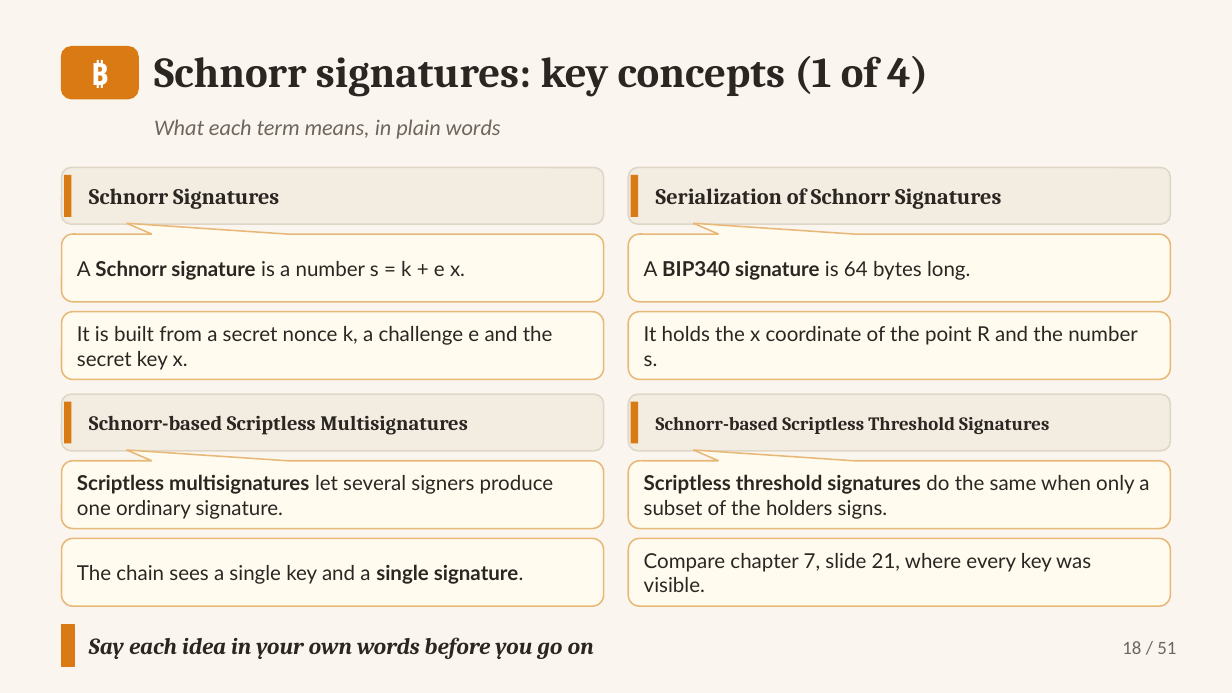
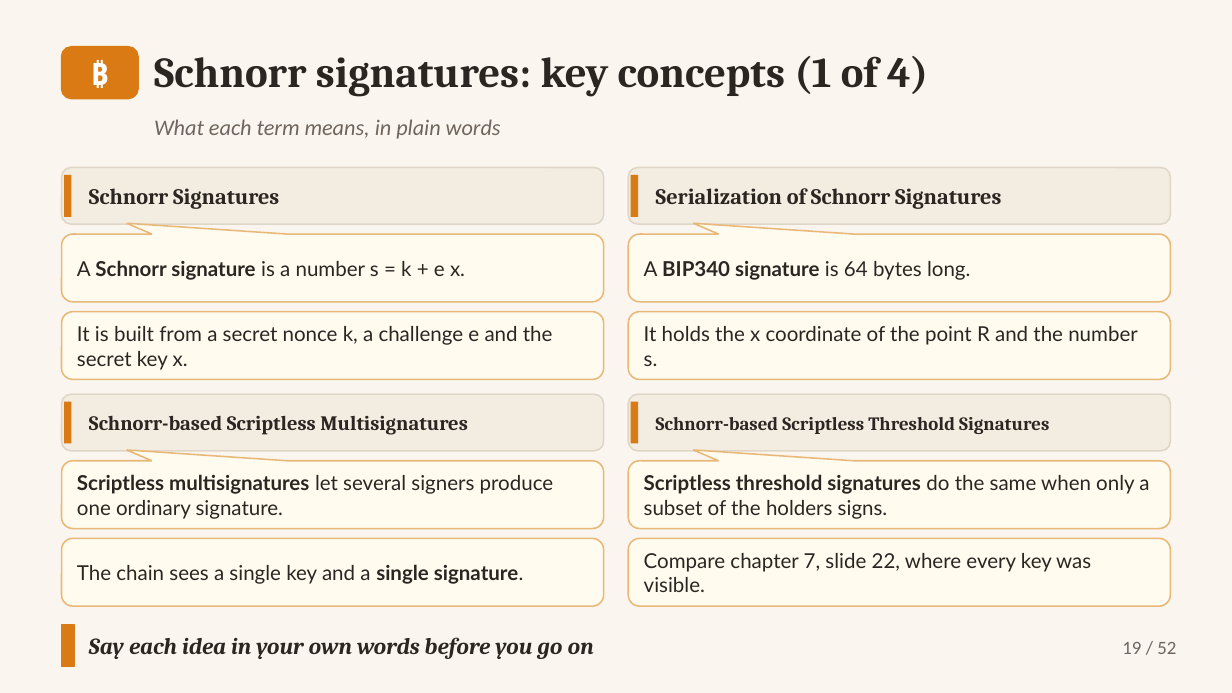
Before and after one commit to altunelyusuf/SEN0401, a slide deck: slide 19 of 03-materials/ch08/SEN0401_Ch08_DigitalSignatures_3e_v2_4_0.pptx (slide 18 before the commit). Drawn at 1232x693 pixels with LibreOffice and Linux fonts; fonts in the diff are those of the drawing. Boxes give left, top, right and bottom in pixels: in the first picture for what was removed or moved away, otherwise in the second. Text is boxed around its words. In the diff, an @@ line names an element or a change of style, - is before the commit and + after.

```diff
--- a/03-materials/ch08/SEN0401_Ch08_DigitalSignatures_3e_v2_4_0.pptx
+++ b/03-materials/ch08/SEN0401_Ch08_DigitalSignatures_3e_v2_4_0.pptx
@@ text in rounded rectangle at [644,553,1091,592]: text changed @@
-Compare chapter 7, slide 21, where every key was visible.
+Compare chapter 7, slide 22, where every key was visible.
@@ text at [1122,642,1176,654]: text changed @@
-18 / 51
+19 / 52
```
Also in this commit, not shown: 50 other slides changed, 1 slide added, 8 other files.
